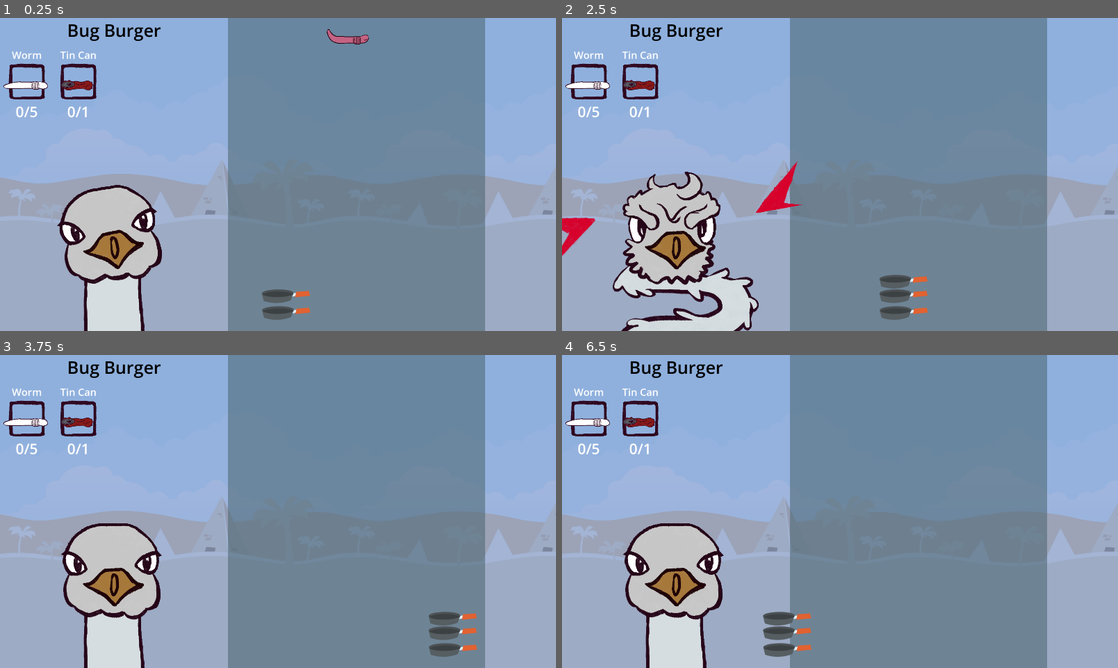
Above: before the commit, frames 1-4 (two rows, left to right).
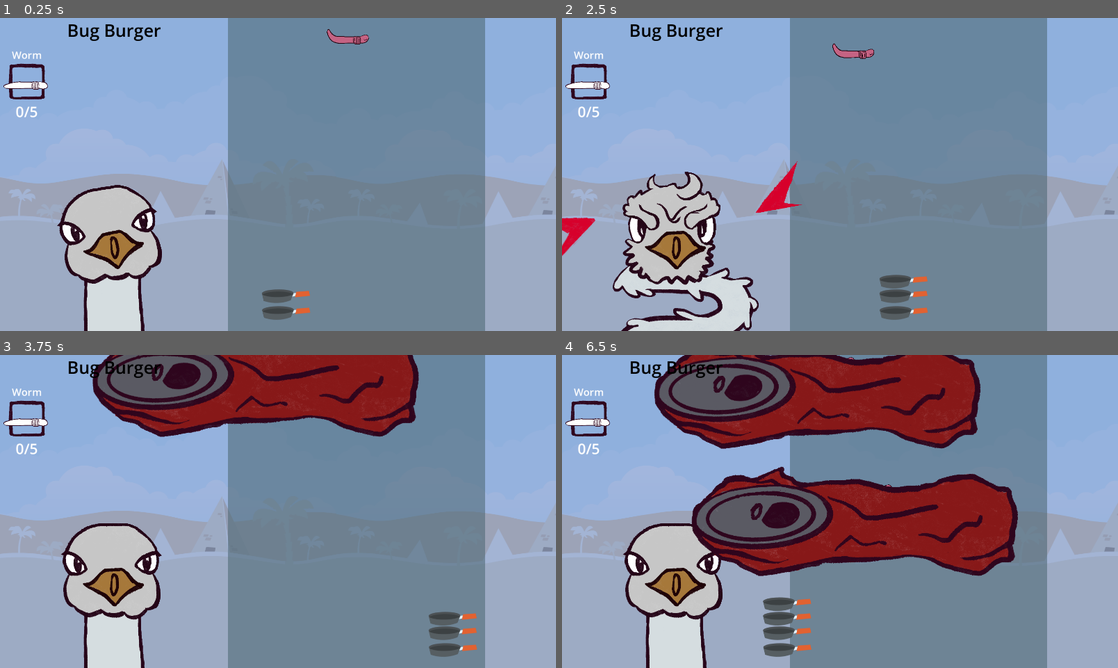
Above: after the commit, the same moments.

Repository: SirLich/funky-drive-through
Game: Godot game, scene res://game.tscn
The game is run twice, just before and just after one commit, with the same random seed, the same clock (stepped at 60 frames per second) and the same inputs.
Inputs (mouse positions are in pixels of both pictures, inside the frame that each line leads up to):
- Up to frame 1 (0.25 s): no input
- Up to frame 2 (2.5 s): move the mouse to (962, 158) at 0.52 s; move the mouse to (728, 190) at 1.27 s; move the mouse to (895, 105) at 2.02 s
- Up to frame 3 (3.75 s): move the mouse to (250, 574) at 2.77 s; move the mouse to (444, 558) at 3.52 s
- Up to frame 4 (6.5 s): move the mouse to (673, 464) at 4.27 s; move the mouse to (867, 511) at 5.02 s; move the mouse to (756, 433) at 5.77 s

The runs differ from the first frame. In frame 1, 0.5% of the frame differs, in the area x 10-18%, y 10-32%; in frame 2, 0.7%; in frame 3, 13%; in frame 4, 31%, in the area x 10-82%, y 0-82%.
Error before the commit: Parse Error: Identifier "v" not declared in the current scope. (res://dropper.gd:42)

Commit message:
Add dropping

Diff:
--- a/dropper.gd
+++ b/dropper.gd
@@ -39,7 +39,7 @@
 
 func drop_item():
 	var item = get_random_item()
-	var new_drop = v.instantiate()
+	var new_drop = item_scene.instantiate()
 	add_child(new_drop)
 	new_drop.configure_for_item(item)
 	new_drop.global_position.y = self.global_position.y
--- a/game.tscn
+++ b/game.tscn
@@ -4,7 +4,7 @@
 [ext_resource type="Resource" uid="uid://c0li33aqx7fvj" path="res://recipes/bug_burger.tres" id="2_jxd6d"]
 [ext_resource type="Texture2D" uid="uid://drfvkqsyrbt43" path="res://assets/temp/backgroundColorDesert.png" id="2_uip0o"]
 [ext_resource type="PackedScene" uid="uid://bde5jwauuhx81" path="res://scenes/item/catcher.tscn" id="4_2i66j"]
-[ext_resource type="PackedScene" uid="uid://d1nn1ff7rwlbn" path="res://scenes/item/DroppedItem.tscn" id="5_1bqwg"]
+[ext_resource type="PackedScene" uid="uid://d1nn1ff7rwlbn" path="res://scenes/item/dropped_item.tscn" id="5_1bqwg"]
 [ext_resource type="PackedScene" uid="uid://bwckprmdmmhxv" path="res://scenes/bird.tscn" id="5_8yo1p"]
 [ext_resource type="Script" path="res://dropper.gd" id="6_ebwai"]
 [ext_resource type="PackedScene" uid="uid://blv1sdwd4eyiq" path="res://scenes/item_box_ui.tscn" id="7_5rb7w"]
@@ -66,10 +66,7 @@
 [node name="Dropper" type="Node2D" parent="."]
 position = Vector2(827, -417)
 script = ExtResource("6_ebwai")
-max_width = null
-drop_time_min = null
-drop_time_max = null
-item = ExtResource("5_1bqwg")
+item_scene = ExtResource("5_1bqwg")
 
 [node name="Timer" type="Timer" parent="Dropper"]
 autostart = true
--- a/recipes/bug_burger.tres
+++ b/recipes/bug_burger.tres
@@ -1,21 +1,15 @@
-[gd_resource type="Resource" script_class="Recipe" load_steps=7 format=3 uid="uid://c0li33aqx7fvj"]
+[gd_resource type="Resource" script_class="Recipe" load_steps=5 format=3 uid="uid://c0li33aqx7fvj"]
 
 [ext_resource type="Script" path="res://recipe.gd" id="1_eivae"]
 [ext_resource type="Script" path="res://recipe_item.gd" id="1_yly5r"]
 [ext_resource type="Resource" uid="uid://l2kx6vi2yus8" path="res://item_types/worm.tres" id="2_jj3dl"]
-[ext_resource type="Resource" uid="uid://y3g8isvibqsa" path="res://item_types/can.tres" id="3_q85mj"]
 
 [sub_resource type="Resource" id="Resource_r5ip8"]
 script = ExtResource("1_yly5r")
 type = ExtResource("2_jj3dl")
 num = 5
 
-[sub_resource type="Resource" id="Resource_fssrn"]
-script = ExtResource("1_yly5r")
-type = ExtResource("3_q85mj")
-num = 1
-
 [resource]
 script = ExtResource("1_eivae")
 name = "Bug Burger"
-ingredients = Array[ExtResource("1_yly5r")]([SubResource("Resource_r5ip8"), SubResource("Resource_fssrn")])
+ingredients = Array[ExtResource("1_yly5r")]([SubResource("Resource_r5ip8")])
Renamed: scenes/item/DroppedItem.tscn -> scenes/item/dropped_item.tscn
